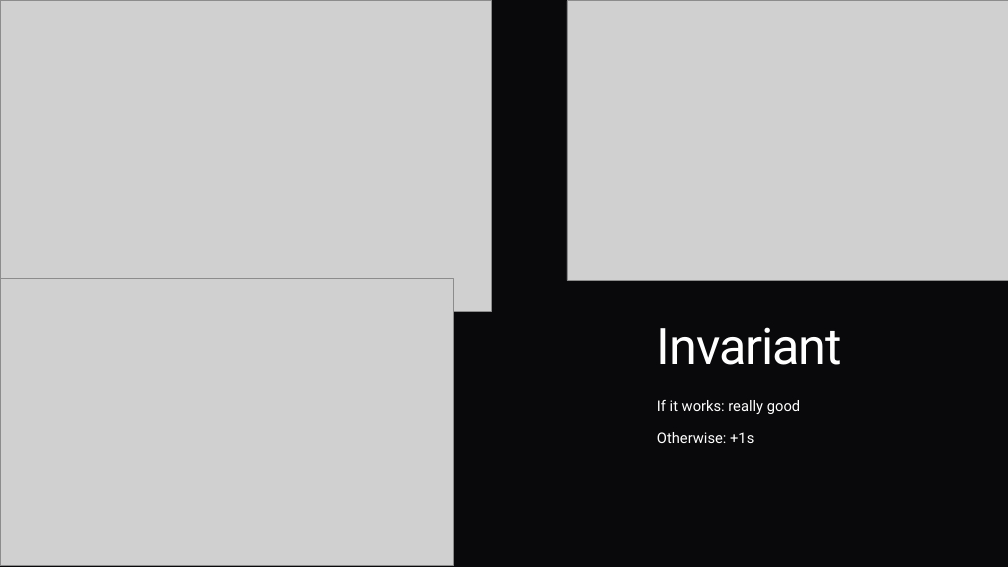
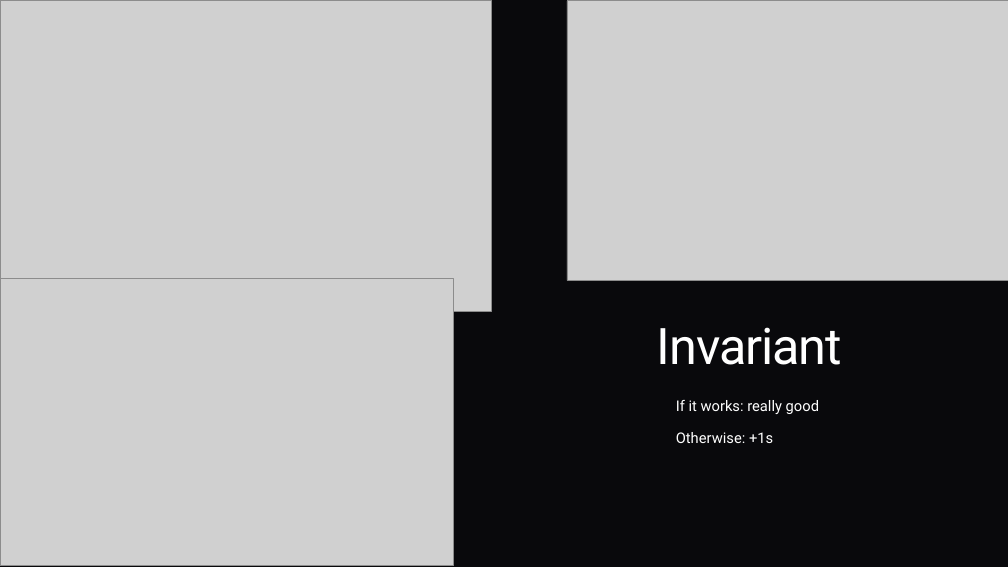
Before and after one commit to JariKanarie/gclparser-master_PSAV, a slide deck: slide 2 of docs/End_Presentation.pptx. Drawn at 1008x567 pixels with LibreOffice and Linux fonts; fonts in the diff are those of the drawing; grey boxes stand for pictures; background and template pictures are left out. Boxes give left, top, right and bottom in pixels: in the first picture for what was removed or moved away, otherwise in the second. Text is boxed around its words. In the diff, an @@ line names an element or a change of style, - is before the commit and + after.

```diff
--- a/docs/End_Presentation.pptx
+++ b/docs/End_Presentation.pptx
@@ subtitle "If it works: really good" at bbox=[676, 400, 819, 443]: indent changed @@
```
Also in this commit, not shown: 1 other slide changed, 1 other file.
